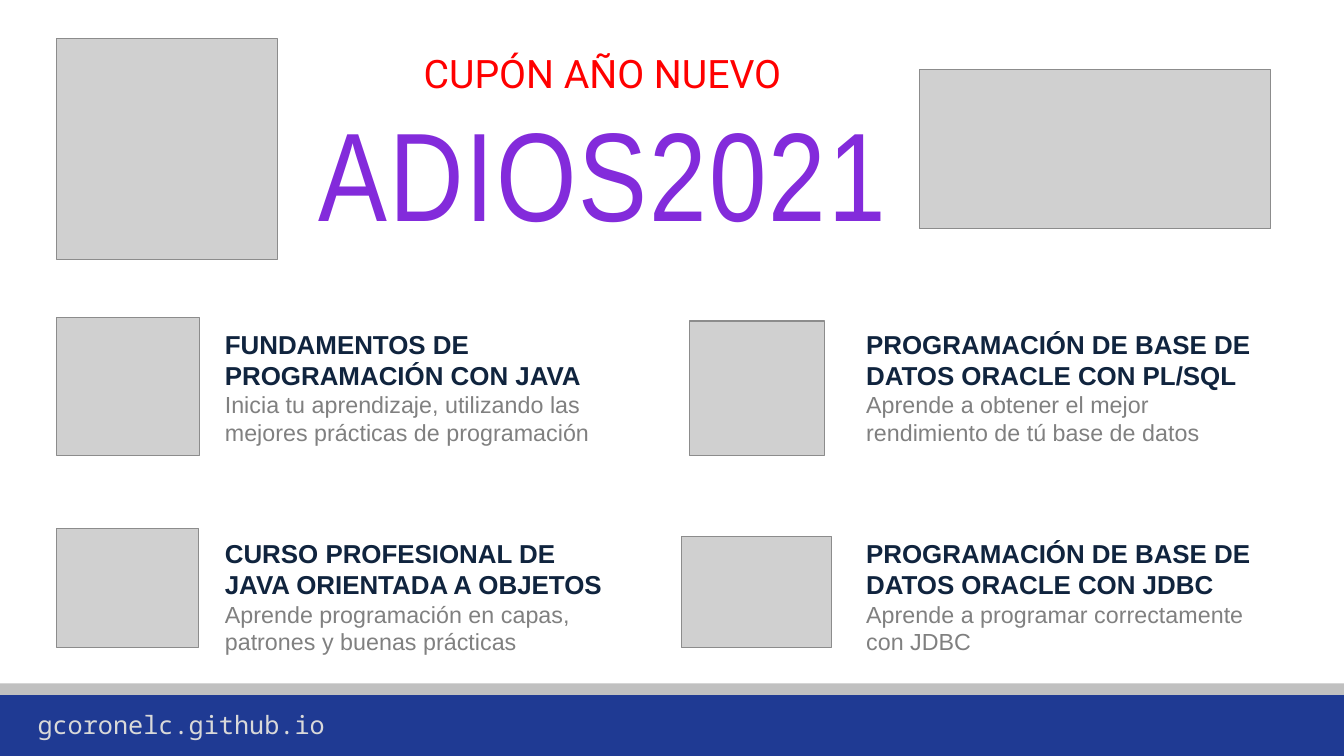
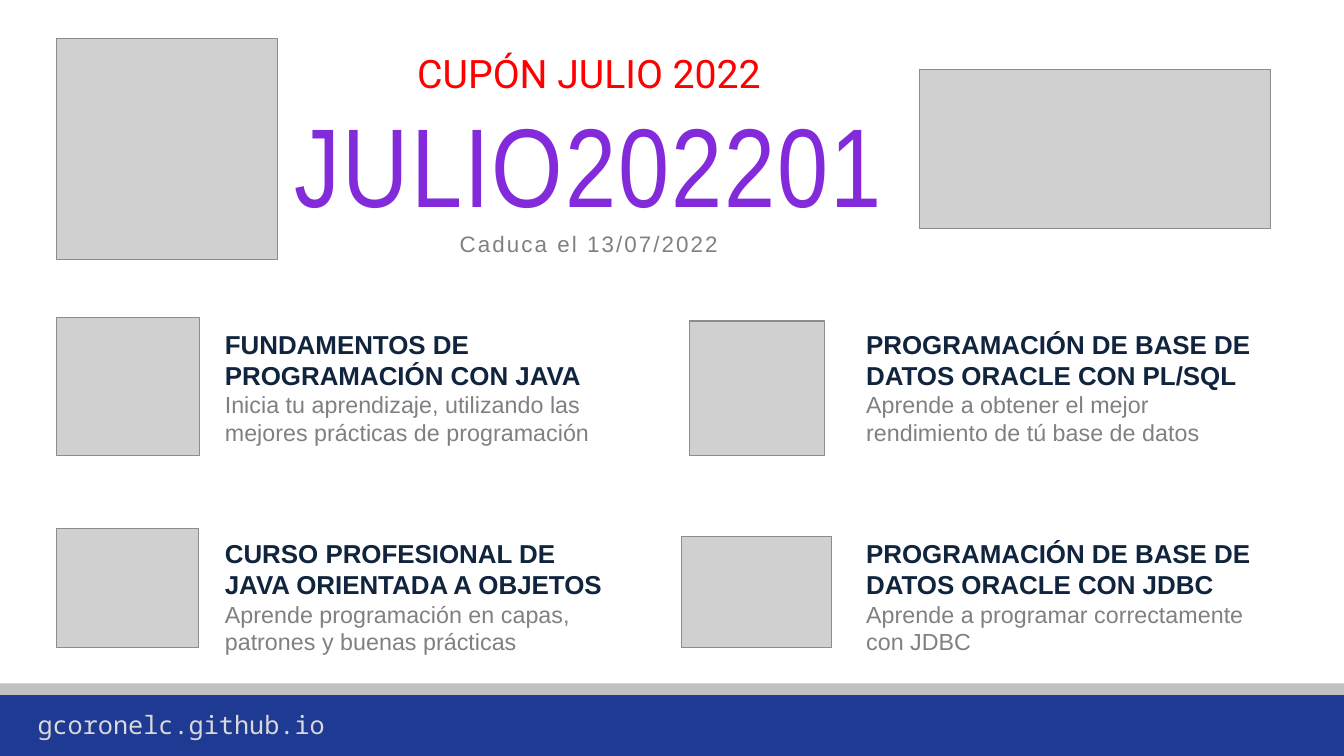
Before and after one commit to gcoronelc/gcoronelc.github.io, a slide deck: slide 3 of img/Publicidad.pptx. Drawn at 1344x756 pixels with LibreOffice and Linux fonts; fonts in the diff are those of the drawing; grey boxes stand for pictures; background and template pictures are left out. Boxes give left, top, right and bottom in pixels: in the first picture for what was removed or moved away, otherwise in the second. Text is boxed around its words. In the diff, an @@ line names an element or a change of style, - is before the commit and + after.

```diff
--- a/img/Publicidad.pptx
+++ b/img/Publicidad.pptx
@@ text at (x1=295, y1=52, x2=882, y2=252): text changed; size 28 to 16 pt; font Roboto to Arial; text colour #FF0000 to #808080 @@
-CUPÓN AÑO NUEVO
-ADIOS2021
+CUPÓN JULIO 2022
+JULIO202201
+Caduca el 13/07/2022
```
Also in this commit, not shown: 4 other files.
